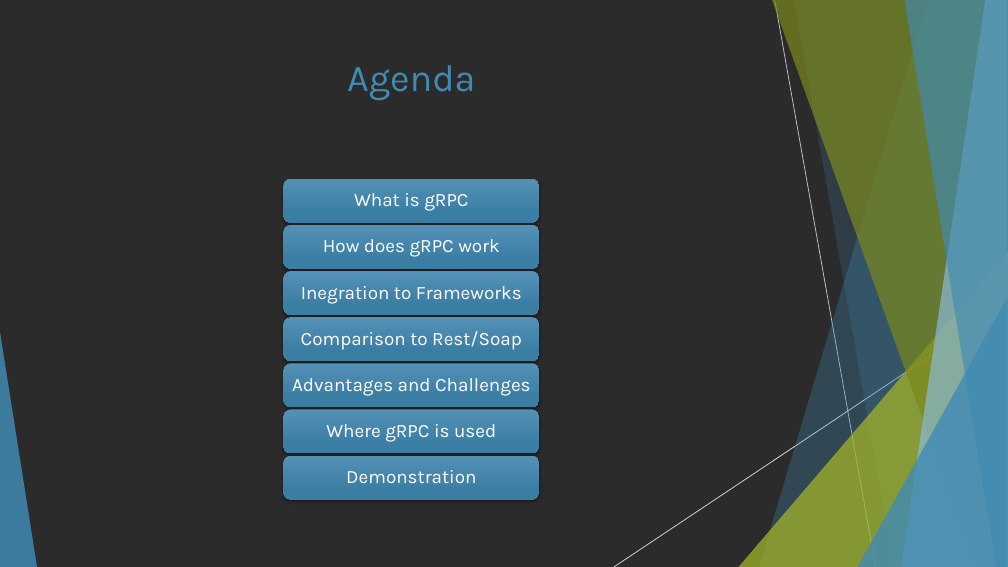
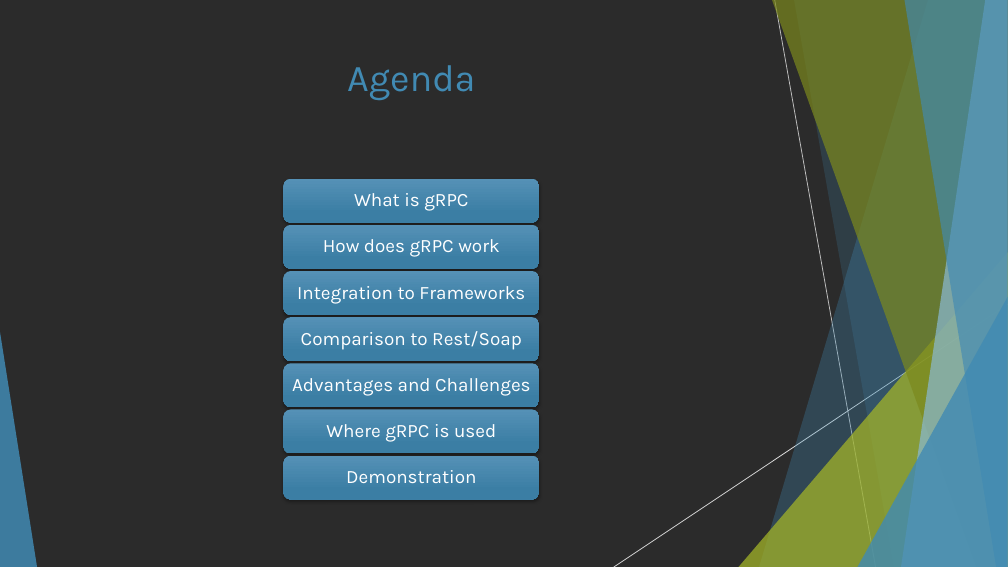
Before and after one commit to DanielSchmerber/grpc-example, a slide deck: slide 2 of grpc.pptx. Drawn at 1008x567 pixels with LibreOffice and Linux fonts; fonts in the diff are those of the drawing; background and template pictures are left out; a plain dark background stands for a picture behind light text. Boxes give left, top, right and bottom in pixels: in the first picture for what was removed or moved away, otherwise in the second. Text is boxed around its words. In the diff, an @@ line names an element or a change of style, - is before the commit and + after.

```diff
--- a/grpc.pptx
+++ b/grpc.pptx
@@ text at (297, 286, 525, 304): text changed @@
-Inegration to Frameworks
+Integration to Frameworks
```
Also in this commit, not shown: 1 other slide changed, 1 slide added.
